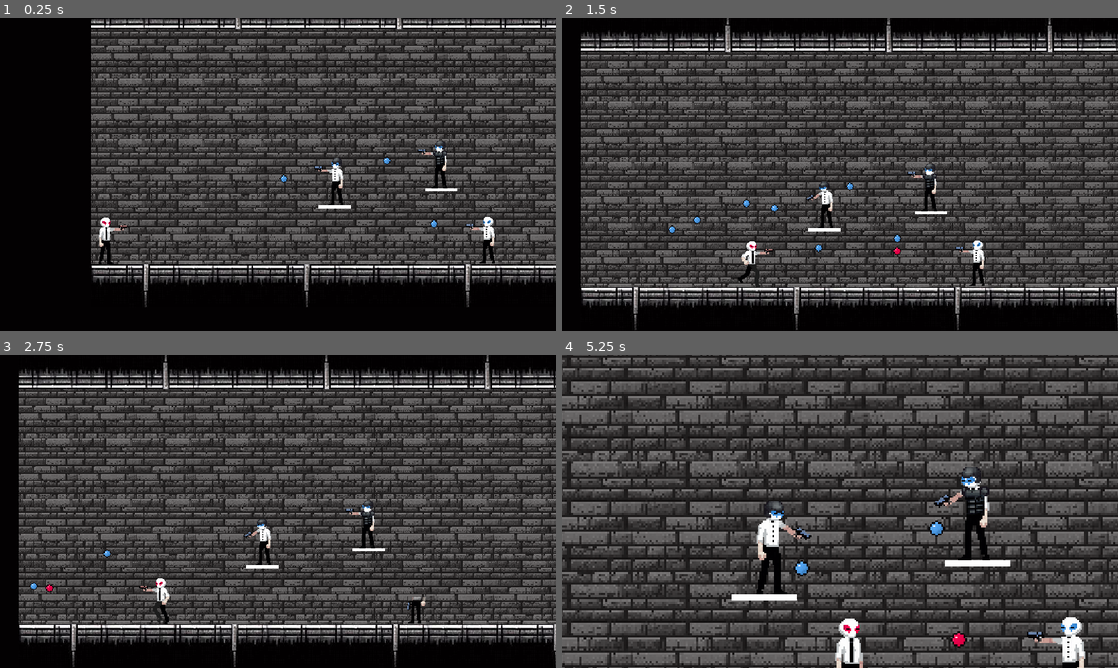
Above: before the commit, frames 1-4 (two rows, left to right).
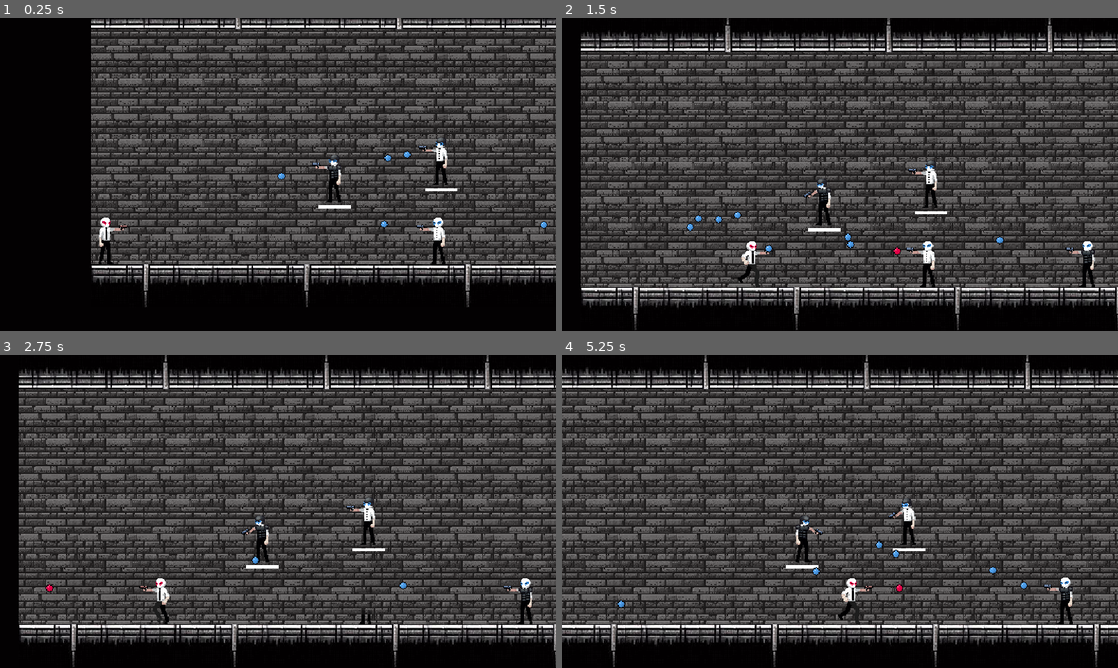
Above: after the commit, the same moments.

Repository: TrueHopolok/gamejam_nsjs
Game: Godot game, scene res://scenes/main.tscn
Same seed, same stepped clock (60 frames per second), same inputs: the game is played once before the commit and once after it.
Inputs:
- Up to frame 1 (0.25 s): no input
- Up to frame 2 (1.5 s): hold K (shot) 0.53-1.28 s; hold D (right) from 0.53 s (still down); tap L (jump) at 0.77 s; tap K (shot) at 1.35 s
- Up to frame 3 (2.75 s): tap L (jump) at 1.52 s; release D (right) at 2.03 s; hold A (left) from 2.03 s (still down); hold K (shot) from 2.03 s (still down)
- Up to frame 4 (5.25 s): release A (left) at 2.78 s; release K (shot) at 2.78 s; hold D (right) 2.78-4.28 s; tap K (shot) at 2.85, 4.35 s; tap L (jump) at 3.02, 3.77, 4.52 s; hold K (shot) 3.53-4.28 s; hold A (left) 4.28-5.03 s; hold D (right) from 5.03 s (still down); hold K (shot) from 5.03 s (still down)

The runs differ from the first frame. In frame 1, 1.3% of the frame differs, in the area x 49-99%, y 38-79%; in frame 2, 1.7%; in frame 3, 1.1%; in frame 4, 67%, in the area x 0-100%, y 0-100%.

Commit message:
BALANCE: enemies stats added; ADDED: damage color change

Diff:
--- a/scenes/enemies/enemy_base.tscn
+++ b/scenes/enemies/enemy_base.tscn
@@ -5,7 +5,7 @@
 [ext_resource type="PackedScene" uid="uid://dyjsv7l73o6nt" path="res://scenes/components/shooting.tscn" id="3_gyydm"]
 
 [sub_resource type="RectangleShape2D" id="RectangleShape2D_3fbvx"]
-size = Vector2(16, 32)
+size = Vector2(24, 59)
 
 [sub_resource type="RectangleShape2D" id="RectangleShape2D_llv2q"]
 size = Vector2(48, 64)
@@ -23,6 +23,7 @@
 metadata/_edit_lock_ = true
 
 [node name="CollisionShape2D" parent="HealthComponent/HitboxArea2D" index="0"]
+position = Vector2(0, 2.5)
 shape = SubResource("RectangleShape2D_3fbvx")
 metadata/_edit_lock_ = true
 
@@ -47,5 +48,8 @@
 shape = SubResource("RectangleShape2D_llv2q")
 metadata/_edit_lock_ = true
 
+[node name="DamagedTimer" type="Timer" parent="."]
+one_shot = true
+
 [editable path="HealthComponent"]
 [editable path="ShootingComponent"]
--- a/scenes/enemies/enemy_helmet.tscn
+++ b/scenes/enemies/enemy_helmet.tscn
@@ -587,7 +587,14 @@
 "speed": 12.0
 }]
 
-[node name="EnemyBase" instance=ExtResource("1_grnoj")]
+[node name="EnemyHelmet" instance=ExtResource("1_grnoj")]
+reward_on_death = 3
+
+[node name="HealthComponent" parent="." index="0"]
+max_health = 4.0
+
+[node name="ShootingComponent" parent="." index="1"]
+shot_interval_time = 0.1
 
 [node name="AnimatedSprite2D" type="AnimatedSprite2D" parent="." index="4"]
 position = Vector2(0, -8)
--- a/scenes/enemies/enemy_helmet_kevlar.tscn
+++ b/scenes/enemies/enemy_helmet_kevlar.tscn
@@ -587,7 +587,15 @@
 "speed": 12.0
 }]
 
-[node name="EnemyBase" instance=ExtResource("1_0fw7q")]
+[node name="EnemyDouble" instance=ExtResource("1_0fw7q")]
+reward_on_death = 7
+
+[node name="HealthComponent" parent="." index="0"]
+max_health = 10.0
+
+[node name="ShootingComponent" parent="." index="1"]
+shot_interval_time = 0.3
+max_ammo_amount = 5
 
 [node name="AnimatedSprite2D" type="AnimatedSprite2D" parent="." index="4"]
 position = Vector2(0, -8)
--- a/scenes/enemies/enemy_kevlar.tscn
+++ b/scenes/enemies/enemy_kevlar.tscn
@@ -587,7 +587,16 @@
 "speed": 12.0
 }]
 
-[node name="EnemyBase" instance=ExtResource("1_gllbr")]
+[node name="EnemyKevlar" instance=ExtResource("1_gllbr")]
+reward_on_death = 5
+
+[node name="HealthComponent" parent="." index="0"]
+max_health = 7.0
+
+[node name="ShootingComponent" parent="." index="1"]
+reload_time = 1.0
+shot_interval_time = 1.0
+max_ammo_amount = 1
 
 [node name="AnimatedSprite2D" type="AnimatedSprite2D" parent="." index="4"]
 position = Vector2(0, -8)
--- a/scenes/enemies/enemy_regular.tscn
+++ b/scenes/enemies/enemy_regular.tscn
@@ -587,7 +587,7 @@
 "speed": 12.0
 }]
 
-[node name="EnemyBase" instance=ExtResource("1_6ypxd")]
+[node name="EnemyRegular" instance=ExtResource("1_6ypxd")]
 
 [node name="AnimatedSprite2D" type="AnimatedSprite2D" parent="." index="4"]
 position = Vector2(0, -8)
--- a/scenes/main.tscn
+++ b/scenes/main.tscn
@@ -10,6 +10,7 @@
 [ext_resource type="PackedScene" uid="uid://dg5p7mrrejob7" path="res://scenes/enemies/enemy_regular.tscn" id="8_i356i"]
 [ext_resource type="PackedScene" uid="uid://w6b0pi78f5so" path="res://scenes/enemies/enemy_helmet.tscn" id="9_6b5vc"]
 [ext_resource type="PackedScene" uid="uid://jpa82ct3bpek" path="res://scenes/enemies/enemy_helmet_kevlar.tscn" id="10_tk6hc"]
+[ext_resource type="PackedScene" uid="uid://7cq7n6xu5og5" path="res://scenes/enemies/enemy_kevlar.tscn" id="11_5qpn6"]
 
 [node name="Main" type="Node2D"]
 
@@ -205,11 +206,14 @@
 scale = Vector2(34.44, 37.28)
 camera_limits = NodePath("../CameraLimits2")
 
-[node name="EnemyBase2" parent="." instance=ExtResource("8_i356i")]
-position = Vector2(566, 329)
-
-[node name="EnemyBase" parent="." instance=ExtResource("9_6b5vc")]
-position = Vector2(380, 258)
-
-[node name="EnemyBase3" parent="." instance=ExtResource("10_tk6hc")]
-position = Vector2(507, 237)
+[node name="EnemyKevlar" parent="." instance=ExtResource("11_5qpn6")]
+position = Vector2(701, 330)
+
+[node name="EnemyRegular" parent="." instance=ExtResource("8_i356i")]
+position = Vector2(505, 330)
+
+[node name="EnemyDouble" parent="." instance=ExtResource("10_tk6hc")]
+position = Vector2(377, 254)
+
+[node name="EnemyHelmet" parent="." instance=ExtResource("9_6b5vc")]
+position = Vector2(508, 233)
--- a/scenes/menus/transition_screen.tscn
+++ b/scenes/menus/transition_screen.tscn
@@ -1,6 +1,45 @@
 [gd_scene load_steps=6 format=3 uid="uid://kuy084muulw1"]
 
 [ext_resource type="Script" path="res://scripts/transition_screen.gd" id="1_mo717"]
+
+[sub_resource type="Animation" id="Animation_gxhdh"]
+length = 0.001
+tracks/0/type = "value"
+tracks/0/imported = false
+tracks/0/enabled = true
+tracks/0/path = NodePath("colorrect:color")
+tracks/0/interp = 1
+tracks/0/loop_wrap = true
+tracks/0/keys = {
+"times": PackedFloat32Array(0),
+"transitions": PackedFloat32Array(1),
+"update": 0,
+"values": [Color(0, 0, 0, 0)]
+}
+tracks/1/type = "value"
+tracks/1/imported = false
+tracks/1/enabled = true
+tracks/1/path = NodePath("loading:theme_override_colors/font_color")
+tracks/1/interp = 1
+tracks/1/loop_wrap = true
+tracks/1/keys = {
+"times": PackedFloat32Array(0),
+"transitions": PackedFloat32Array(1),
+"update": 0,
+"values": [Color(0, 0, 0, 0)]
+}
+tracks/2/type = "value"
+tracks/2/imported = false
+tracks/2/enabled = true
+tracks/2/path = NodePath("Label_Motivation:theme_override_colors/font_color")
+tracks/2/interp = 1
+tracks/2/loop_wrap = true
+tracks/2/keys = {
+"times": PackedFloat32Array(0),
+"transitions": PackedFloat32Array(1),
+"update": 0,
+"values": [Color(0, 0, 0, 0)]
+}
 
 [sub_resource type="Animation" id="Animation_sfrq7"]
 resource_name = "fade_to_black"
@@ -39,45 +78,6 @@
 "transitions": PackedFloat32Array(1, 1),
 "update": 0,
 "values": [Color(0, 0, 0, 0), Color(1, 1, 1, 1)]
-}
-
-[sub_resource type="Animation" id="Animation_gxhdh"]
-length = 0.001
-tracks/0/type = "value"
-tracks/0/imported = false
-tracks/0/enabled = true
-tracks/0/path = NodePath("colorrect:color")
-tracks/0/interp = 1
-tracks/0/loop_wrap = true
-tracks/0/keys = {
-"times": PackedFloat32Array(0),
-"transitions": PackedFloat32Array(1),
-"update": 0,
-"values": [Color(0, 0, 0, 0)]
-}
-tracks/1/type = "value"
-tracks/1/imported = false
-tracks/1/enabled = true
-tracks/1/path = NodePath("loading:theme_override_colors/font_color")
-tracks/1/interp = 1
-tracks/1/loop_wrap = true
-tracks/1/keys = {
-"times": PackedFloat32Array(0),
-"transitions": PackedFloat32Array(1),
-"update": 0,
-"values": [Color(0, 0, 0, 0)]
-}
-tracks/2/type = "value"
-tracks/2/imported = false
-tracks/2/enabled = true
-tracks/2/path = NodePath("Label_Motivation:theme_override_colors/font_color")
-tracks/2/interp = 1
-tracks/2/loop_wrap = true
-tracks/2/keys = {
-"times": PackedFloat32Array(0),
-"transitions": PackedFloat32Array(1),
-"update": 0,
-"values": [Color(0, 0, 0, 0)]
 }
 
 [sub_resource type="Animation" id="Animation_4qpe3"]
--- a/scenes/player.tscn
+++ b/scenes/player.tscn
@@ -893,5 +893,8 @@
 [node name="DeathTimer" type="Timer" parent="."]
 one_shot = true
 
+[node name="DamagedTimer" type="Timer" parent="."]
+one_shot = true
+
 [editable path="HealthComponent"]
 [editable path="ShootingComponent"]
--- a/scripts/global.gd
+++ b/scripts/global.gd
@@ -27,6 +27,7 @@
 }
 
 func _ready():
+	process_mode = Node.PROCESS_MODE_ALWAYS
 	Engine.max_fps = 60
 	for key in packed_scenes:
 		assert(packed_scenes[key] != null, name + ": packed_scenes[" + key + "] is null")
--- a/scripts/in_game_objects/enemy.gd
+++ b/scripts/in_game_objects/enemy.gd
@@ -1,5 +1,6 @@
 class_name Enemy extends Node2D
 
+const SHOWING_DAMAGE_TIME : float = 0.25
 const SPEED : float = 1
 
 @export var reward_on_death : int = 1
@@ -7,6 +8,7 @@
 @onready var health_component : HealthComponent = $HealthComponent
 @onready var shooting_component : ShootingComponent = $ShootingComponent
 @onready var animated_sprite : AnimatedSprite2D = $AnimatedSprite2D
+@onready var damaged_timer : Timer = $DamagedTimer
 
 var player_node : Player
 var pos_start : float
@@ -24,12 +26,19 @@
 	$MarkerRight.queue_free()
 	assert(pos_start < pos_finish, name + ": Marker")
 	health_component.died.connect(_die)
+	health_component.injured.connect(func():
+		damaged_timer.start(SHOWING_DAMAGE_TIME)
+		animated_sprite.set_modulate(Color(1, 0, 0, 1))
+	)
+	damaged_timer.timeout.connect(func():
+		animated_sprite.set_modulate(Color(1, 1, 1, 1))
+	)
 
 func _process(_delta):
 	if health_component.is_death:
-		if animated_sprite.is_playing():
-			return
-		process_mode = Node.PROCESS_MODE_DISABLED
+		if not animated_sprite.is_playing():
+			queue_free()
+		return
 	var direction : Vector2 = global_position.direction_to(player_node.global_position)
 	animated_sprite.flip_h = direction.x < 0
 	if not attacking:
--- a/scripts/in_game_objects/player.gd
+++ b/scripts/in_game_objects/player.gd
@@ -4,6 +4,7 @@
 const STOP_FRAMES : float = 5
 const JUMP_VELOCITY : float = -400
 const COYOTE_TIME : float = 0.1
+const SHOWING_DAMAGE_TIME : float = 0.25
 
 @onready var activation_area : Area2D = $ActivationArea
 @onready var agro_area : Area2D = $AgroArea
@@ -11,9 +12,9 @@
 @onready var health_component : HealthComponent = $HealthComponent
 @onready var shooting_component : ShootingComponent = $ShootingComponent
 @onready var animated_sprite : AnimatedSprite2D = $AnimatedSprite2D
+@onready var damaged_timer : Timer = $DamagedTimer
 
 var gravity : float = ProjectSettings.get_setting("physics/2d/default_gravity")
-
 var look_direction : Vector2 = Vector2(1, 0)
 
 func activate_enemy(area : Area2D, activate : bool):
@@ -43,6 +44,13 @@
 	activation_area.area_exited.connect(func(area : Area2D): activate_enemy(area, false))
 	agro_area.area_entered.connect(agro_enemy)
 	health_component.died.connect(_die)
+	health_component.injured.connect(func():
+		damaged_timer.start(SHOWING_DAMAGE_TIME)
+		animated_sprite.set_modulate(Color(1, 0, 0, 1))
+	)
+	damaged_timer.timeout.connect(func():
+		animated_sprite.set_modulate(Color(1, 1, 1, 1))
+	)
 	health_component.reset(
 		1 + Global.stats["health"]
 	)
@@ -73,7 +81,7 @@
 	velocity.x = 0
 	animated_sprite.play("death")
 	$MainCamera.zoom = Vector2(3, 3)
-	$DeathTimer.start(2.0)
+	$DeathTimer.start(3.0)
 	await $DeathTimer.timeout
 	TransitionScreen.change_scene("res://scenes/menus/upgrade_menu.tscn")
 
--- a/scripts/transition_screen.gd
+++ b/scripts/transition_screen.gd
@@ -1,4 +1,7 @@
 extends CanvasLayer
+
+func _ready():
+	process_mode = Node.PROCESS_MODE_ALWAYS
 
 func change_scene(scene_path : String):
 	randomize()
@@ -7,9 +10,11 @@
 	$Timer.start(1.5)
 	await $Timer.timeout
 	get_tree().change_scene_to_file(scene_path)
+	get_tree().paused = true
 	$Timer.start(1.5)
 	await $Timer.timeout
 	Global.save_progress()
 	$Timer.start(1.5)
 	await $Timer.timeout
+	get_tree().paused = false
 	$AnimationPlayer.play("fade_to_normal")
Not shown: 1 places in scenes/main.tscn that only renumber resources
Not shown: 2 places in scenes/projectiles/projectile_enemy.tscn that only renumber resources
Not shown: 2 places in scenes/projectiles/projectile_player.tscn that only renumber resources
